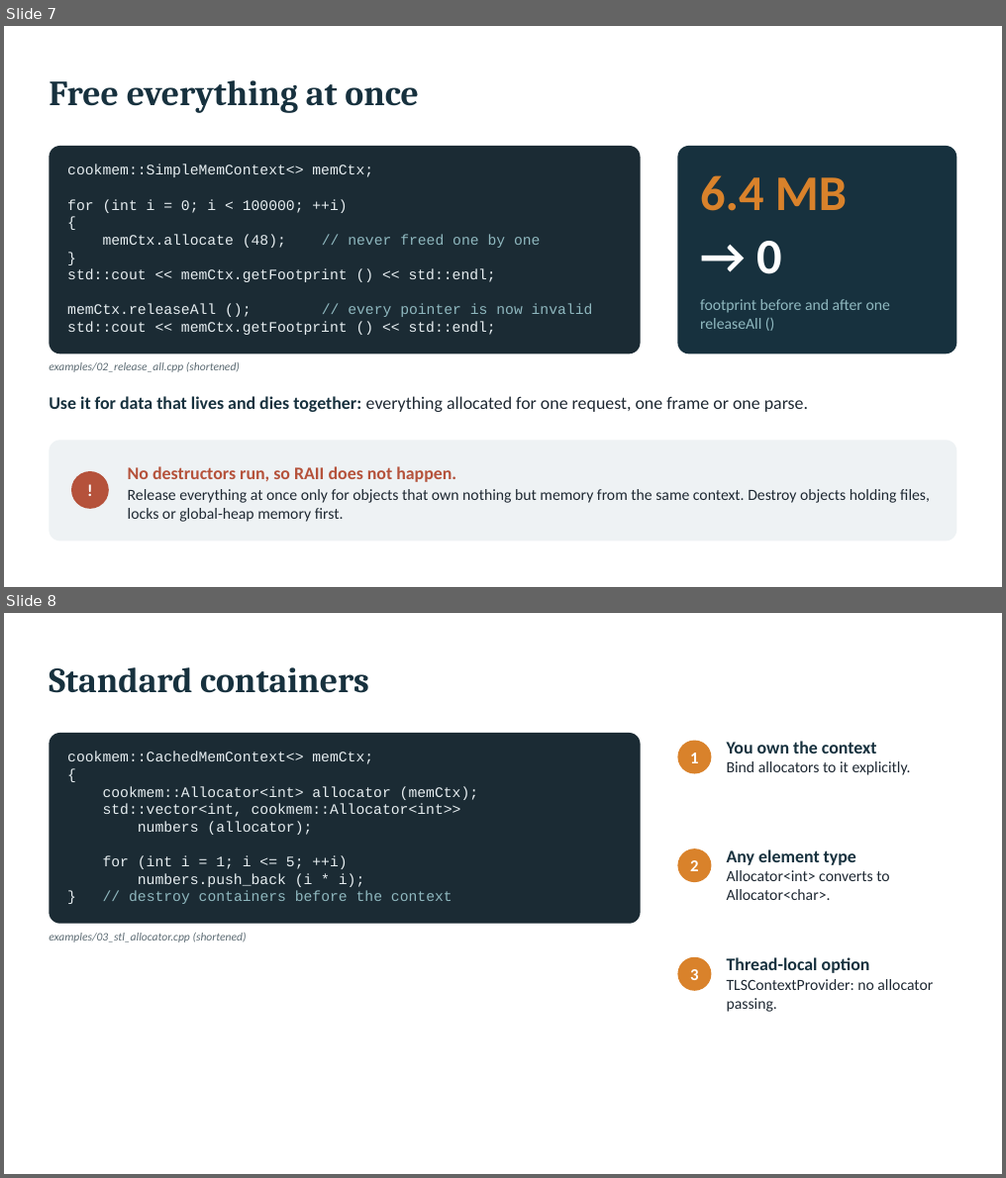
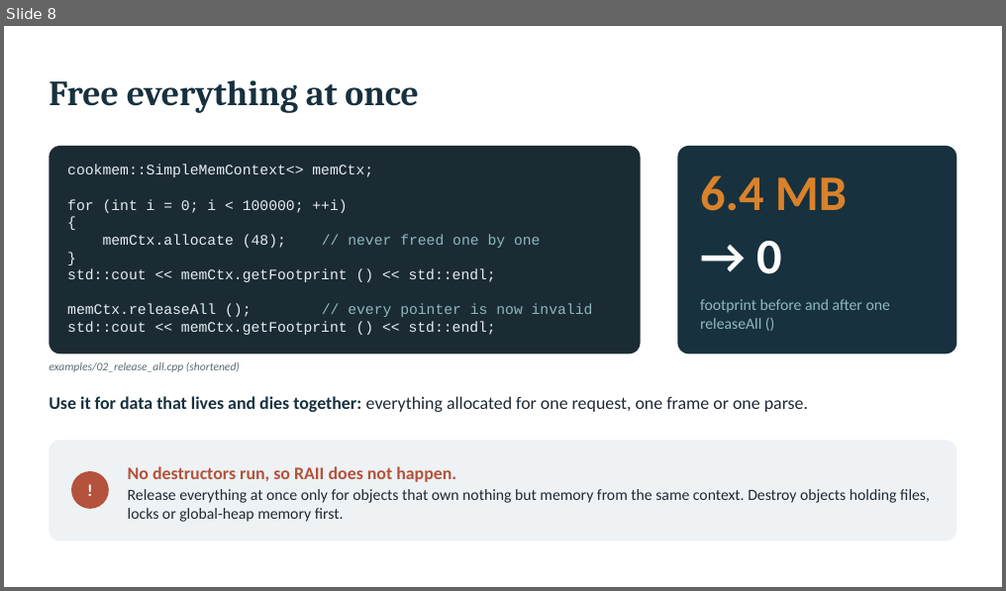
Before and after one commit to coconut2015/cookmem-tutorials, a slide deck: 01-getting-started/slides.pptx. Shown one above the other, each under a label of ours: slides 7 and 8 before the commit, slide 8 after it. The pictures are 1006x1178 and 1006x591 pixels, drawn with LibreOffice and Linux fonts; fonts in the diff are those of the drawing. Boxes give left, top, right and bottom in pixels: in the first picture for what was removed or moved away, otherwise in the second. Text is boxed around its words. In the diff, an @@ line names an element or a change of style, - is before the commit and + after.

```diff
--- a/01-getting-started/slides.pptx
+++ b/01-getting-started/slides.pptx
@@ slide 8 removed at [4,613,1002,1174], background #FFFFFF @@
@@ title removed at [49,667,369,693] @@
-Standard containers
@@ rounded rectangle removed at [49,733,641,924] @@
@@ text removed at [67,752,478,904] @@
-cookmem::CachedMemContext<> memCtx;
-{
-cookmem::Allocator<int> allocator (memCtx);
-std::vector<int, cookmem::Allocator<int>>
-numbers (allocator);
-for (int i = 1; i <= 5; ++i)
-numbers.push_back (i * i);
-} // destroy containers before the context
@@ ellipse removed at [678,741,712,774] @@
-1
@@ text removed at [727,741,911,775] @@
-You own the context
-Bind allocators to it explicitly.
@@ ellipse removed at [678,849,712,882] @@
-2
@@ text removed at [727,850,889,900] @@
-Any element type
-Allocator<int> converts to Allocator<char>.
@@ text removed at [49,933,247,943] @@
-examples/03_stl_allocator.cpp (shortened)
@@ ellipse removed at [678,958,712,991] @@
-3
@@ text removed at [727,958,933,1012] @@
-Thread-local option
-TLSContextProvider: no allocator passing.
@@ what was slide 7 is now slide 8 @@
```
Also in this commit, not shown: 4 slides changed, 5 slides added, 3 other slides removed, 4 other files.
